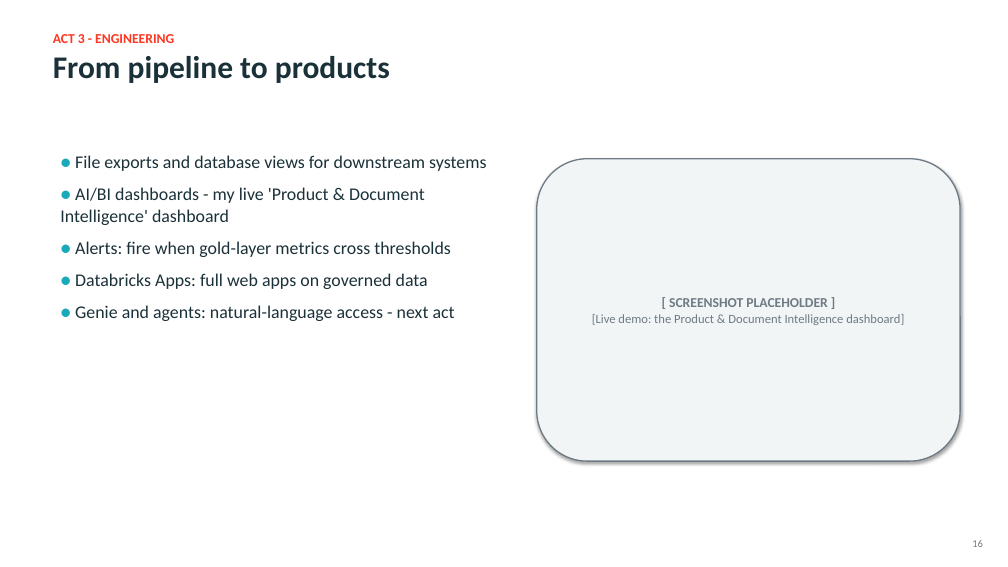
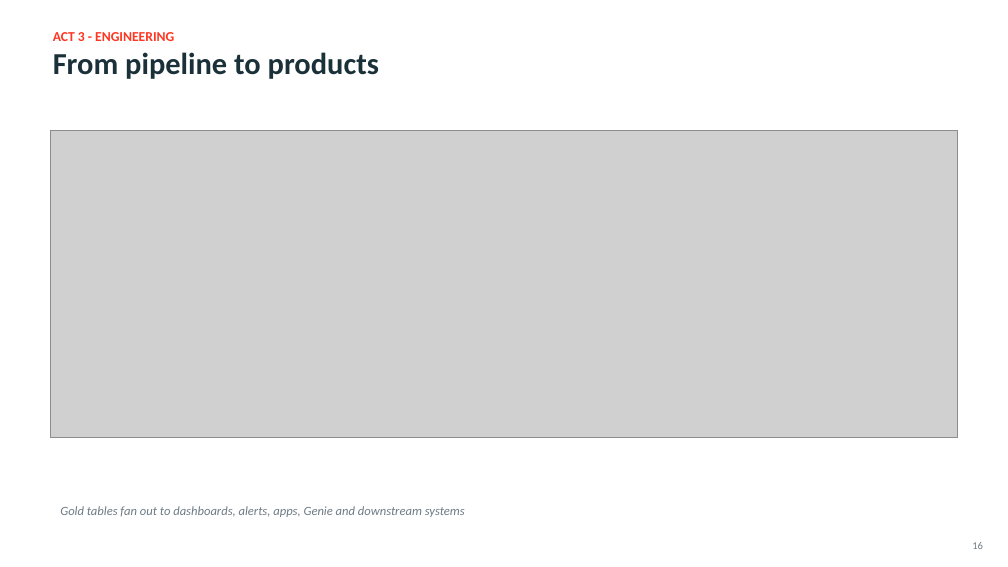
Before and after one commit to adranale/databricks_demo, a slide deck: slide 16 of AI_Through_Modern_Data_Platforms_Databricks.pptx. Drawn at 1008x567 pixels with LibreOffice and Linux fonts; fonts in the diff are those of the drawing; grey boxes stand for pictures. Boxes give left, top, right and bottom in pixels: in the first picture for what was removed or moved away, otherwise in the second. Text is boxed around its words. In the diff, an @@ line names an element or a change of style, - is before the commit and + after.

Commit message:
Update talk deck: real workspace visuals + conceptual diagrams, neutral voice
- Replaced all screenshot placeholders with 4 live-data renders (pipeline graph 17 datasets, landing volume, silver tables, gold dashboard)
- Added 11 Databricks-style diagrams (platform architecture, Delta, engines, batch vs streaming, CDC, DAB, outputs, Unity Catalog, MLflow, RAG, Unity Gateway)
- Rewrote slides to neutral voice (no demo references)

```diff
--- a/AI_Through_Modern_Data_Platforms_Databricks.pptx
+++ b/AI_Through_Modern_Data_Platforms_Databricks.pptx
@@ text at <box>53,52,379,79</box>: size 30 to 29 pt in "From pipeline to products" @@
@@ picture added at <box>51,130,958,438</box> @@
@@ text removed at <box>60,155,486,321</box> @@
-● File exports and database views for downstream systems
-● AI/BI dashboards - my live 'Product & Document Intelligence' dashboard
-● Alerts: fire when gold-layer metrics cross thresholds
-● Databricks Apps: full web apps on governed data
-● Genie and agents: natural-language access - next act
@@ rounded rectangle removed at <box>537,159,960,461</box> @@
-[ SCREENSHOT PLACEHOLDER ]
-[Live demo: the Product & Document Intelligence dashboard]
@@ text added at <box>60,506,465,517</box>, 12 pt, text #6E7B85, italic @@
+Gold tables fan out to dashboards, alerts, apps, Genie and downstream systems
```
Also in this commit, not shown: 21 other slides changed.
